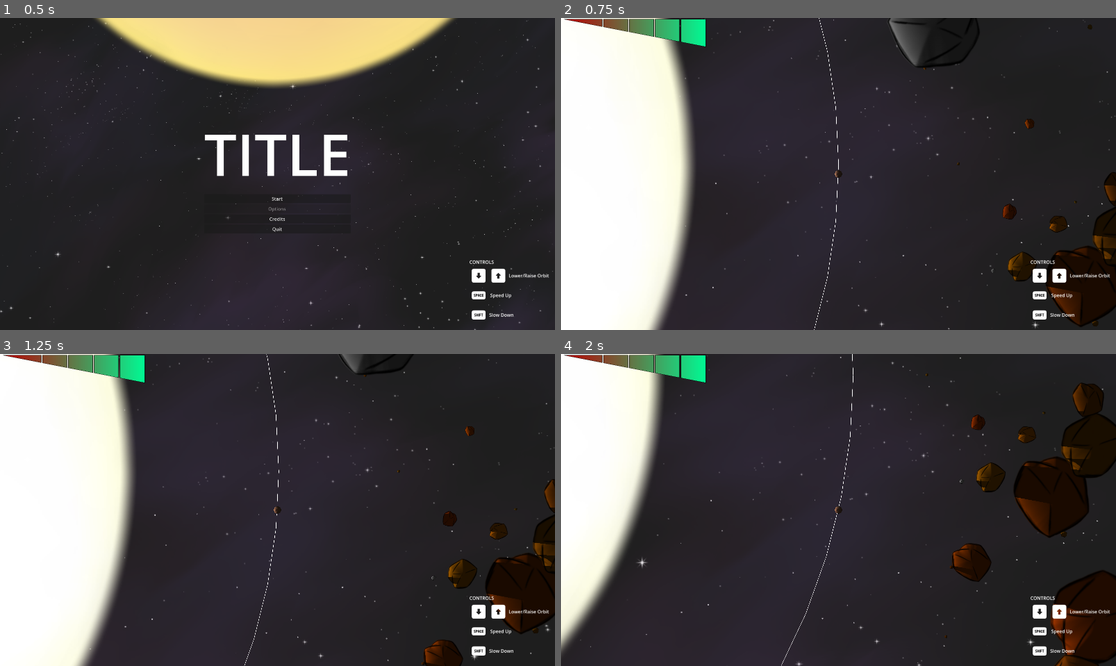
Above: before the commit, frames 1-4 (two rows, left to right).
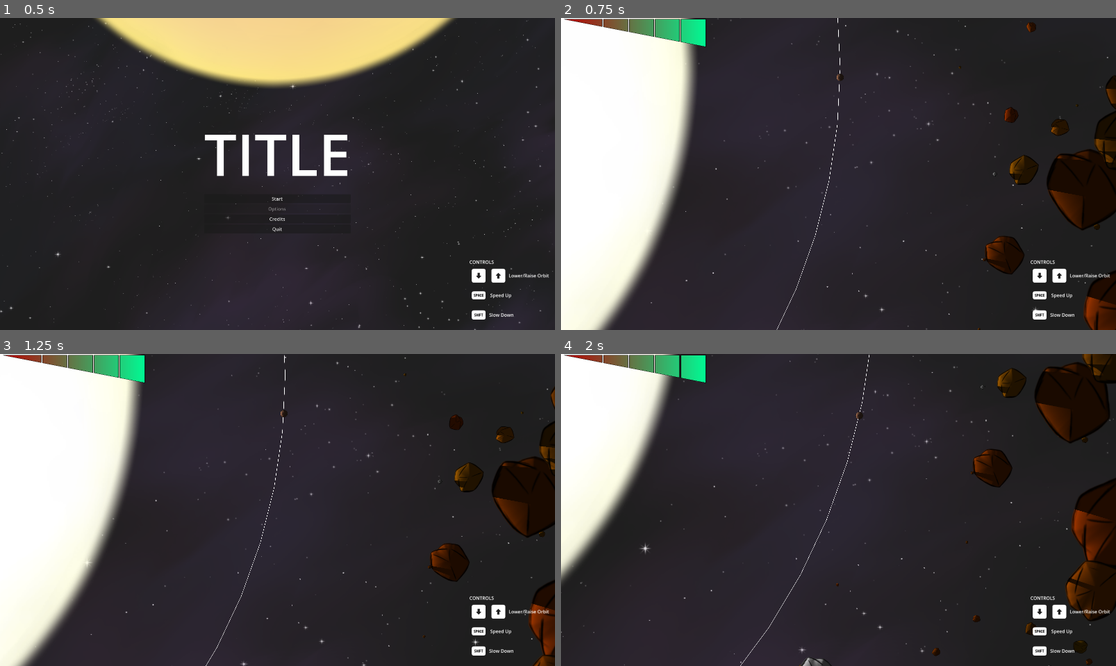
Above: after the commit, the same moments.

Repository: Aroweeri/gmtk2025
Game: Godot game, scene res://scenes/MainMenu.tscn
The game is run twice, just before and just after one commit, with the same random seed, the same clock (stepped at 60 frames per second) and the same inputs.
Inputs:
- Up to frame 1 (0.5 s): no input
- Up to frame 2 (0.75 s): click "Start" at 0.5 s
- Up to frame 3 (1.25 s): no input
- Up to frame 4 (2 s): hold Up (ui_up) from 1.28 s (still down); hold Space (boost) from 1.28 s (still down)

Frame 1 is identical in both runs. In frame 2, 14% of the frame differs, in the area x 2-100%, y 0-100%; in frame 3, 15%; in frame 4, 17%, in the area x 0-100%, y 0-100%.

Commit message:
Move move to point ahead of player.

Diff:
--- a/scenes/Main.tscn
+++ b/scenes/Main.tscn
@@ -94,6 +94,7 @@
 occluder = SubResource("OccluderPolygon2D_1iba3")
 
 [node name="Camera2D" type="Camera2D" parent="PlayerRotator/Player"]
+position = Vector2(0, 1673)
 zoom = Vector2(0.2, 0.2)
 
 [node name="StaticBody2D" type="Area2D" parent="PlayerRotator/Player"]
